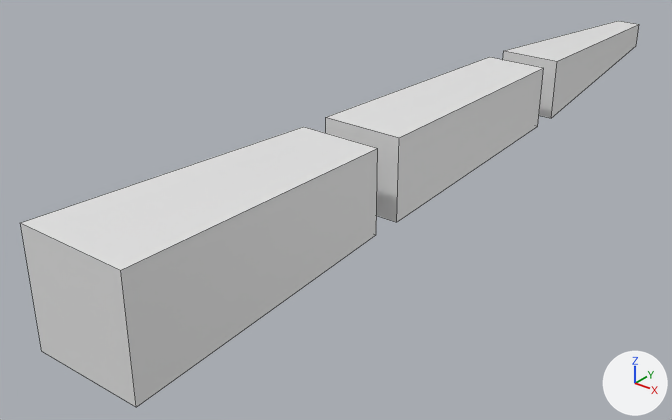
The Blender file 3dWork/simpleAnimation.blend: old version first, new version second.
The view is the same before and after, from a camera (50 mm lens) standing at (1.49, -0.93, 1.07) and looking at (-0.2, 1.19, -0.24). Arrows for +X, +Y and +Z are at lower right; the lights stay in place. Mesh edges are drawn as thin lines.

The scene before the commit, as lines of its bpy script (objects in view):
```python
me_cube_001 = bpy.data.meshes.new('Cube.001')
me_cube_001.from_pydata([(-1.4, -1.0, -1.4), (-1.4, -1.0, 1.4), (-1.1, 1.0, -1.1), (-1.1, 1.0, 1.1), (1.4, -1.0, -1.4), (1.4, -1.0, 1.4), (1.1, 1.0, -1.1), (1.1, 1.0, 1.1)], [], [(0, 1, 3, 2), (2, 3, 7, 6), (6, 7, 5, 4), (4, 5, 1, 0), (2, 6, 4, 0), (7, 3, 1, 5)])
me_cube_002 = bpy.data.meshes.new('Cube.002')
me_cube_002.from_pydata([(-1.1, -1.0, -1.1), (-1.1, -1.0, 1.1), (-0.9, 1.0, -0.9), (-0.9, 1.0, 0.9), (1.1, -1.0, -1.1), (1.1, -1.0, 1.1), (0.9, 1.0, -0.9), (0.9, 1.0, 0.9)], [], [(0, 1, 3, 2), (2, 3, 7, 6), (6, 7, 5, 4), (4, 5, 1, 0), (2, 6, 4, 0), (7, 3, 1, 5)])
me_cube_003 = bpy.data.meshes.new('Cube.003')
me_cube_003.from_pydata([(-0.9, -1.0, -0.9), (-0.9, -1.0, 0.9), (-0.4, 1.0, -0.4), (-0.4, 1.0, 0.4), (0.9, -1.0, -0.9), (0.9, -1.0, 0.9), (0.4, 1.0, -0.4), (0.4, 1.0, 0.4)], [], [(0, 1, 3, 2), (2, 3, 7, 6), (6, 7, 5, 4), (4, 5, 1, 0), (2, 6, 4, 0), (7, 3, 1, 5)])
ob_cube = bpy.data.objects.new('Cube', me_cube_001)
ob_cube.location = (0.0, 0.5, 0.0)
ob_cube.scale = (0.119, 0.45, 0.119)
ob_cube_001 = bpy.data.objects.new('Cube.001', me_cube_002)
ob_cube_001.location = (0.0, 1.5, 0.0)
ob_cube_001.scale = (0.119, 0.45, 0.119)
ob_cube_002 = bpy.data.objects.new('Cube.002', me_cube_003)
ob_cube_002.location = (0.0, 2.5, 0.0)
ob_cube_002.scale = (0.119, 0.45, 0.119)
```
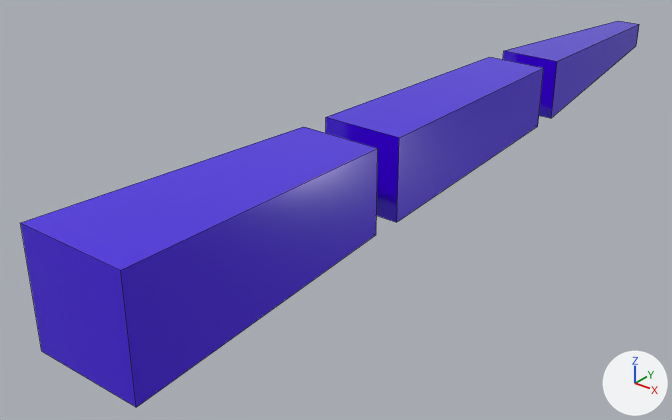
Scene script edits in JSON lines:
```json
{"op": "add", "block": "mat_material", "code": ["mat_material = principled_material('Material')", "mat_material.base_color = (0.0525, 0.0, 0.8)  # purple #4100e7", "mat_material.roughness = 0.118", "mat_material.specular_ior_level = 0.841"]}
{"block": "me_cube_001", "where": "me_cube_001.from_pydata(...)  # 8 vertices, 6 faces; spans x -1.4..1.4, y -1.0..1.0, z -1.4..1.4"}
{"op": "add", "block": "me_cube_001", "code": "me_cube_001.materials.append(mat_material)  # purple #4100e7"}
{"block": "me_cube_002", "where": "me_cube_002.from_pydata(...)  # 8 vertices, 6 faces; spans x -1.1..1.1, y -1.0..1.0, z -1.1..1.1"}
{"op": "add", "block": "me_cube_002", "code": "me_cube_002.materials.append(mat_material)  # purple #4100e7"}
{"block": "me_cube_003", "where": "me_cube_003.from_pydata(...)  # 8 vertices, 6 faces; spans x -0.9..0.9, y -1.0..1.0, z -0.9..0.9"}
{"op": "add", "block": "me_cube_003", "code": "me_cube_003.materials.append(mat_material)  # purple #4100e7"}
```

Changed parts and their boxes [x1, y1, x2, y2] in the pictures (672 x 420 px):
```json
{"object": "Cube", "change": "recoloured", "before": [21, 127, 378, 407], "after": [21, 127, 378, 407]}
{"object": "Cube.001", "change": "recoloured", "before": [326, 57, 544, 222], "after": [326, 57, 544, 222]}
{"object": "Cube.002", "change": "recoloured", "before": [503, 21, 639, 118], "after": [503, 21, 639, 118]}
```
